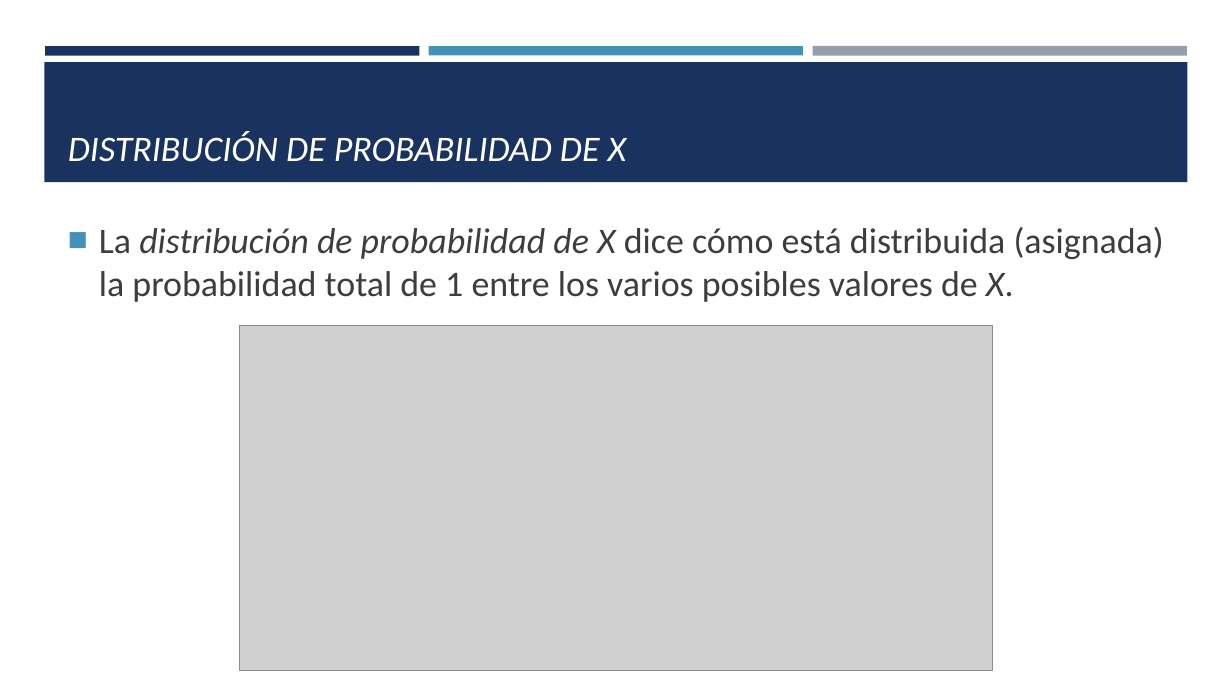
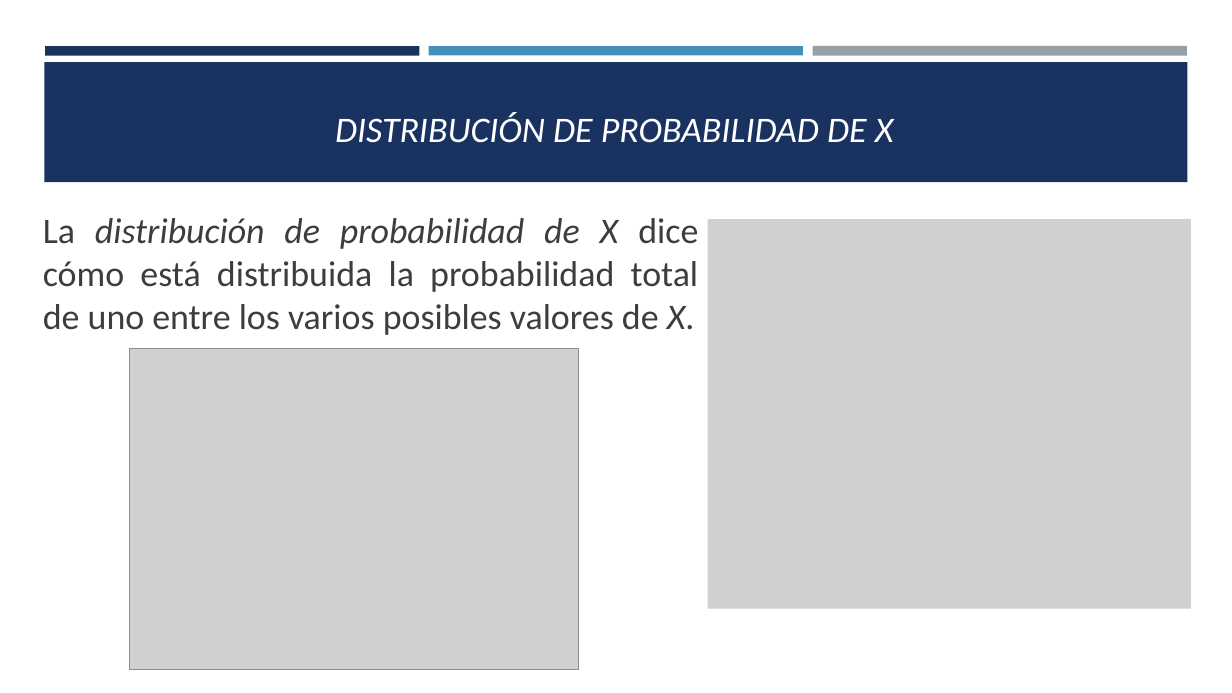
Before and after one commit to estadisticaITM/estadisticaITM.github.io, a slide deck: slide 9 of ITM_VAD_EBX.pptx (slide 8 before the commit). Drawn at 1232x693 pixels with LibreOffice and Linux fonts; fonts in the diff are those of the drawing; grey boxes stand for pictures. Boxes give left, top, right and bottom in pixels: in the first picture for what was removed or moved away, otherwise in the second. Text is boxed around its words. In the diff, an @@ line names an element or a change of style, - is before the commit and + after.

```diff
--- a/ITM_VAD_EBX.pptx
+++ b/ITM_VAD_EBX.pptx
@@ title "DISTRIBUCIÓN DE PROBABILIDAD DE X": place and size @@
-title "DISTRIBUCIÓN DE PROBABILIDAD DE X" at <box>68,131,627,162</box>
+title "DISTRIBUCIÓN DE PROBABILIDAD DE X" at <box>335,113,894,143</box>
@@ title "DISTRIBUCIÓN DE PROBABILIDAD DE X" at <box>335,113,894,143</box>: alignment left to centre; vertical alignment bottom to middle @@
@@ text at <box>43,218,699,335</box>: text changed @@
-■ La distribución de probabilidad de X dice cómo está distribuida (asignada) la probabilidad total de 1 entre los varios posibles valores de X.
+La distribución de probabilidad de X dice cómo está distribuida la probabilidad total de uno entre los varios posibles valores de X.
@@ picture added at <box>708,219,1191,608</box> @@
@@ picture removed at <box>239,326,993,671</box> @@
@@ picture added at <box>129,348,579,669</box> @@
```
Also in this commit, not shown: 4 other slides changed, 3 slides added, 4 slides removed, 11 other files.
